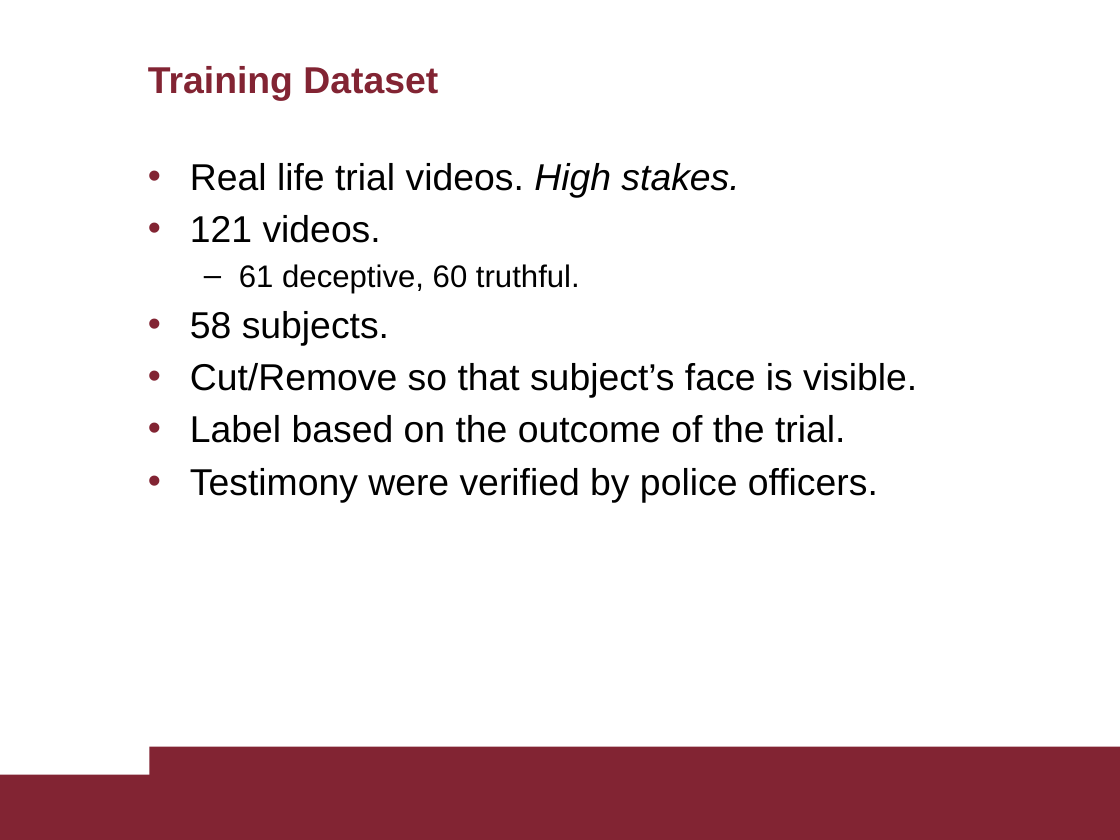
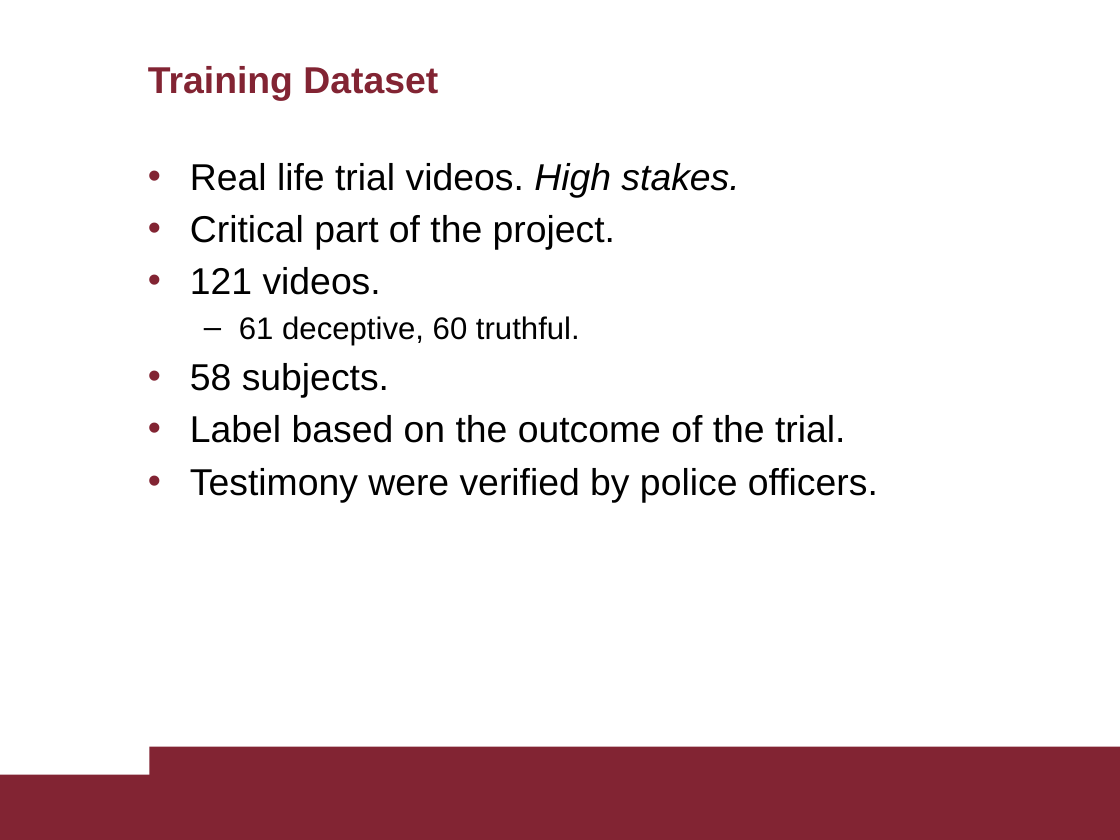
Before and after one commit to AscaL/thesis, a slide deck: slide 16 of Tesi Emanuele Orfanelli 1383726.pptx (slide 17 before the commit). Drawn at 1120x840 pixels with LibreOffice and Linux fonts; fonts in the diff are those of the drawing. Boxes give left, top, right and bottom in pixels: in the first picture for what was removed or moved away, otherwise in the second. Text is boxed around its words. In the diff, an @@ line names an element or a change of style, - is before the commit and + after.

```diff
--- a/Tesi Emanuele Orfanelli 1383726.pptx
+++ b/Tesi Emanuele Orfanelli 1383726.pptx
@@ text at box(190, 215, 615, 250): paragraph added @@
+• Critical part of the project.
@@ text at box(190, 363, 917, 398): paragraph removed @@
-• Cut/Remove so that subject’s face is visible.
```
Also in this commit, not shown: 22 other slides changed, 1 slide added, 3 slides removed, 1 other file.
